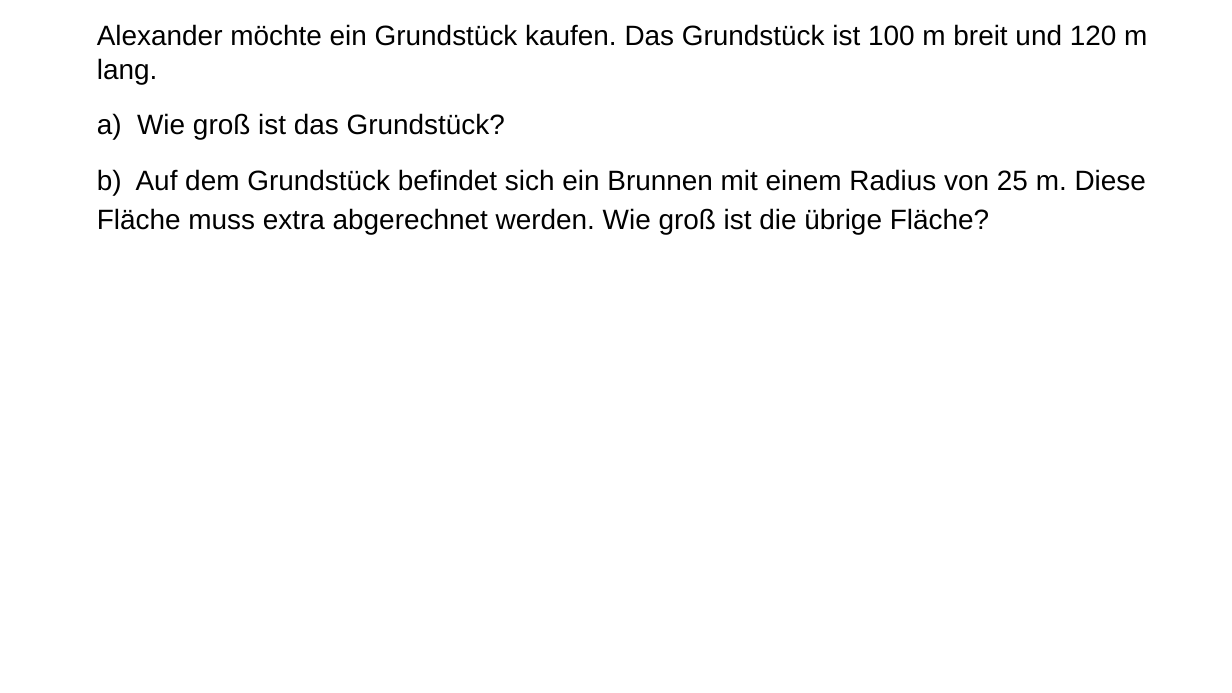
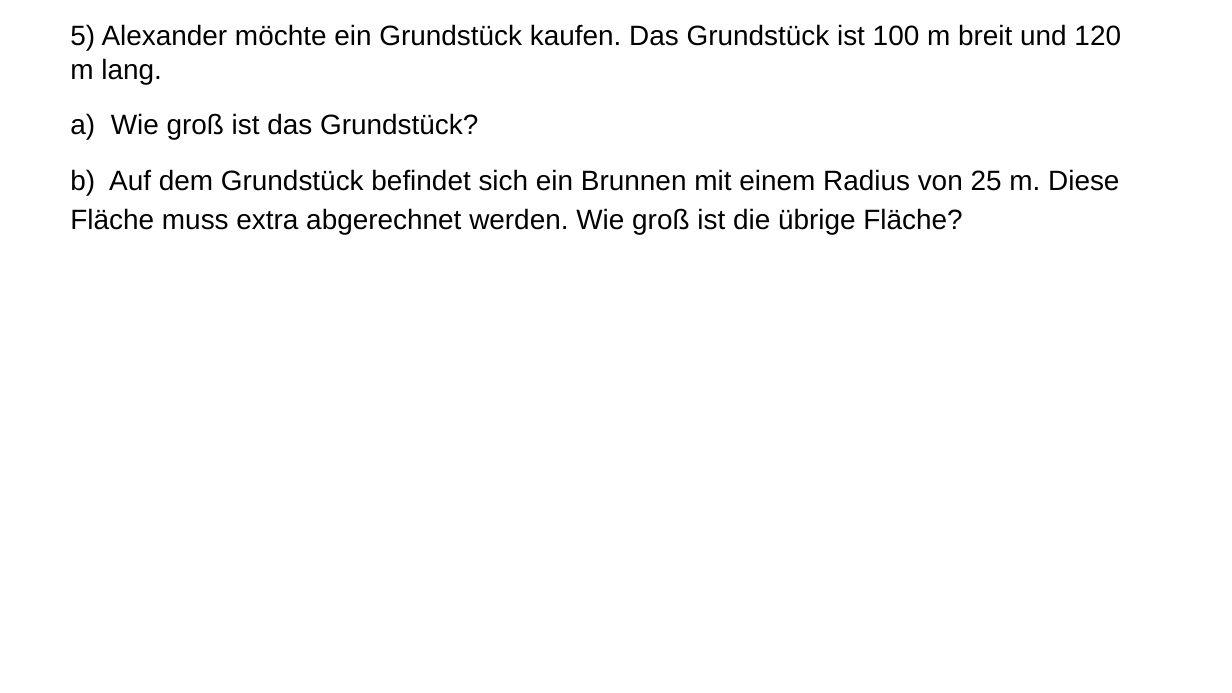
Before and after one commit to bearums/teaching, a slide deck: slide 6 of B5/Mathe/2024/D12/Messen_in_Gelände/Sachaufgaben.odp. Drawn at 1232x693 pixels with LibreOffice and Linux fonts; fonts in the diff are those of the drawing. Boxes give left, top, right and bottom in pixels: in the first picture for what was removed or moved away, otherwise in the second. Text is boxed around its words. In the diff, an @@ line names an element or a change of style, - is before the commit and + after.

```diff
--- a/B5/Mathe/2024/D12/Messen_in_Gelände/Sachaufgaben.odp
+++ b/B5/Mathe/2024/D12/Messen_in_Gelände/Sachaufgaben.odp
@@ text "5) Alexander möchte ein Grundstück ..." moved from (x1=97, y1=24, x2=1147, y2=235) to (x1=70, y1=24, x2=1121, y2=235) @@
@@ text at (x1=70, y1=24, x2=1121, y2=84): text changed @@
-Alexander möchte ein Grundstück kaufen. Das Grundstück ist 100 m breit und 120 m lang.
+5) Alexander möchte ein Grundstück kaufen. Das Grundstück ist 100 m breit und 120 m lang.
```
Also in this commit, not shown: 3 other slides changed, 1 slide added, 1 slide removed, 10 other files.
